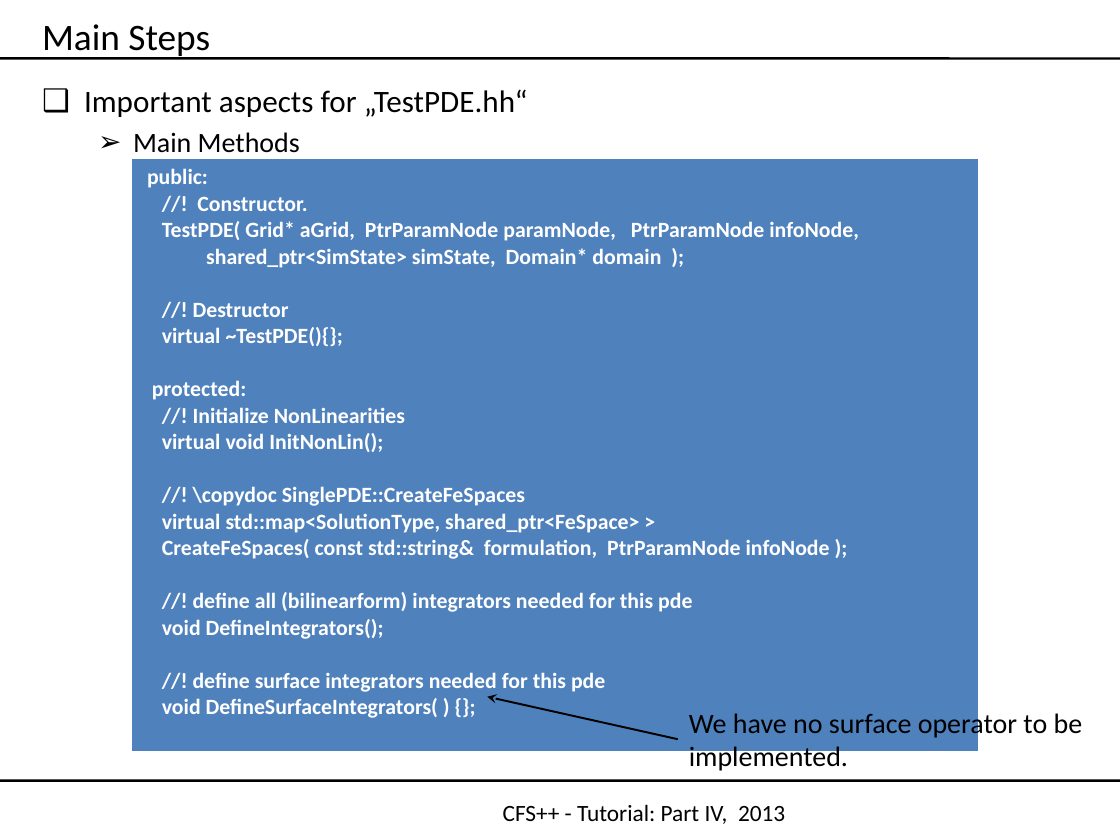
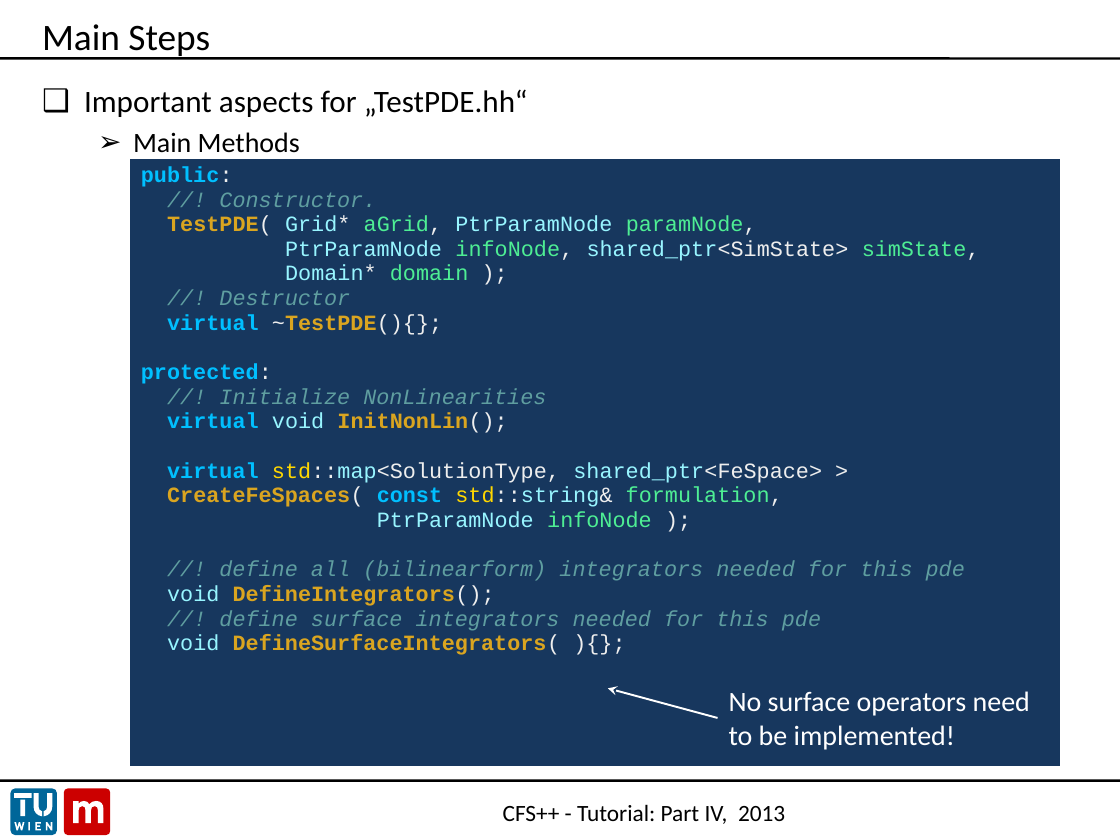
Before and after one commit to openCFS/cfs, a slide deck: slide 5 of share/doc/tutorial/CFS++_NewPDE.pptx. Drawn at 1120x840 pixels with LibreOffice and Linux fonts; fonts in the diff are those of the drawing; background and template pictures are left out. Boxes give left, top, right and bottom in pixels: in the first picture for what was removed or moved away, otherwise in the second. Text is boxed around its words. In the diff, an @@ line names an element or a change of style, - is before the commit and + after.

Commit message:
- Removed PDF versions of tutorial slides to save some more space. - Removed .msh file from acoustic tutorial example, since it can be regenerated using Gmsh. - Reduced size of CFS++_OverviewAndSimulation.pptx to one third, by:   - converting all bitmap images inside the presentation to PNG   - halfing their size by using pngquant (http://pngquant.org/)   - manually removing doublettes by changing the Powerpoint XML files. - Added syntax highlighting to code listings in slides by using Emacs   - M-x color-theme-dark-blue   - M-x htmlfontify-buffer   - set font to Courier New in generated HTML code   - save HTML to file and open in Internet Explorer   - Copy and paste into Powerpoint - Replaced some bitmap logos with vector versions to save space - Improved screenshots for Gmsh - Added slide about viewing mesh files with HDFView - Added some explanation about annotation tags showing up as context help in Oxygen.

```diff
--- a/share/doc/tutorial/CFS++_NewPDE.pptx
+++ b/share/doc/tutorial/CFS++_NewPDE.pptx
@@ table at bbox=[130, 159, 1061, 767] @@
-row 1, column 1: public: / //! Constructor. / TestPDE( Grid* aGrid, PtrParamNode paramNode, PtrParamNode infoNode, / shared_ptr<SimState> simState, Domain* domain ); / //! Destructor / virtual ~TestPDE(){}; / protected: / //! Initialize NonLinearities / virtual void InitNonLin(); / //! \copydoc SinglePDE::CreateFeSpaces / virtual std::map<SolutionType, shared_ptr<FeSpace> > / CreateFeSpaces( const std::string& formulation, PtrParamNode infoNode ); / //! define all (bilinearform) integrators needed for this pde / void DefineIntegrators(); / //! define surface integrators needed for this pde / void DefineSurfaceIntegrators( ) {};
+row 1, column 1: public: / //! Constructor. / TestPDE( Grid* aGrid, PtrParamNode paramNode, / PtrParamNode infoNode, shared_ptr<SimState> simState, / Domain* domain ); / //! Destructor / virtual ~TestPDE(){}; / protected: / //! Initialize NonLinearities / virtual void InitNonLin(); / virtual std::map<SolutionType, shared_ptr<FeSpace> > / CreateFeSpaces( const std::string& formulation, / PtrParamNode infoNode ); / //! define all (bilinearform) integrators needed for this pde / void DefineIntegrators(); / //! define surface integrators needed for this pde / void DefineSurfaceIntegrators( ){};
@@ fill #4F81BD to #17375E in row 1, column 1 @@
@@ borders changed @@
@@ table: place and size @@
-table at bbox=[131, 159, 979, 745]
+table at bbox=[130, 159, 1061, 767]
@@ arrow moved from (678, 739) - (487, 697) to (718, 718) - (608, 689) @@
@@ arrow (718, 718) - (608, 689): stroke #000000 1.25 pt to #FFFFFF 1.25 pt @@
@@ text at bbox=[729, 691, 1030, 750]: text changed; text colour #000000 to #FFFFFF @@
-We have no surface operator to be
-implemented.
+No surface operators need
+to be implemented!
@@ group added at bbox=[10, 788, 110, 836]: 12 freeform shapes @@
```
Also in this commit, not shown: 23 other slides changed, 1 slide added, 9 other files.
